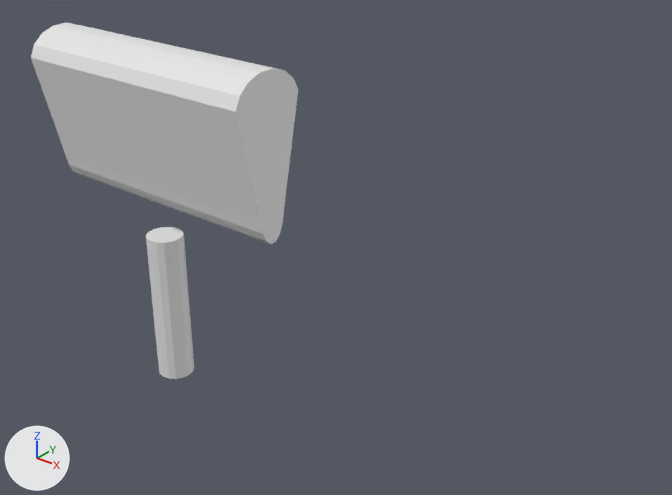
Two versions of the Blender file servo-manifold/servo-mount.blend, one commit apart.
Both versions are drawn from a 50 mm lens placed at (373.0, -425.0, 375.0), pointed at (-28.0, 77.0, 64.0). Every picture has the same lights, and +X, +Y and +Z are marked at lower left. The same objects are shown in both versions, whatever each file hides.

Script lines for the objects in view, before the commit:
```python
me_cylinder_003 = bpy.data.meshes.new('Cylinder.003')
me_cylinder_003.from_pydata(...)  # 64 vertices, 36 faces; spans x -2.12..8.57, y -1.19..1.19, z -1.0..1.0
ob_funnel_shape = bpy.data.objects.new('funnel-shape', me_cylinder_003)
ob_funnel_shape.location = (-193.5, 55.2, 138.9)
ob_funnel_shape.rotation_euler = (0.0, 1.571, 0.0)  # degrees (0, 90, 0)
ob_funnel_shape.scale = (28.3, 28.3, 120.0)
```
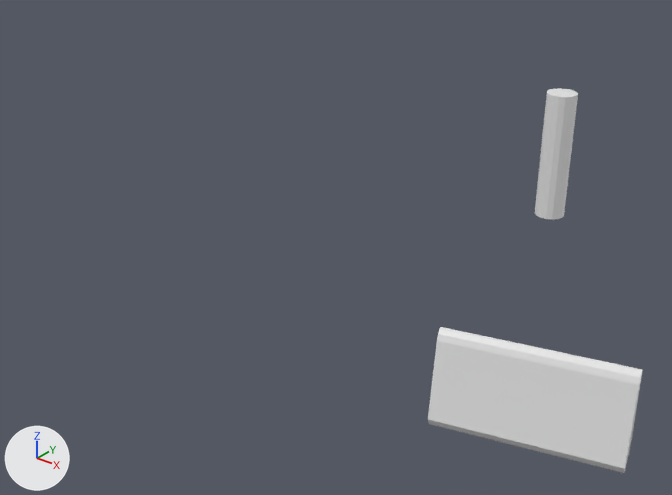
Commit message: rebuild funnel

Changed parts and their boxes (x1, y1, x2, y2) in the pictures (672 x 495 px; the box of a moved part takes in the faces that stretch with it):
'funnel-shape', reshaped, moved, turned, rescaled: before (31, 23, 298, 379); after (428, 88, 642, 473)
part 1 of me_cylinder_003, moved or reshaped: before (146, 227, 194, 379); after (535, 88, 578, 220)

Edits to the bpy script that builds the scene:
```text
Change me_cylinder_003:
    where me_cylinder_003.from_pydata(...)  # 64 vertices, 36 faces; spans x -2.12..8.57, y -1.19..1.19, z -1.0..1.0
    used by ob_funnel_shape; location = (-193.5, 55.2, 138.9); rotation_euler = (0.0, 1.571, 0.0), in degrees (0, 90, 0); scale = (28.3, 28.3, 120.0)
    me_cylinder_003 part 1: the loose piece of 32 vertices spanning x 3.7..8.57, y -0.68..0.46, z -0.17..0.1 is moved by (5.11, 0.0, 0.0)
Change ob_funnel_shape:
    ob_funnel_shape.location: (-193.5, 55.2, 138.9) -> (151.9, 61.6, 8.8)
    ob_funnel_shape.rotation_euler: (0.0, 1.571, 0.0) -> (3.409, -1.571, 0.0)  # degrees (0, 90, 0) -> degrees (195, -90, 0)
    ob_funnel_shape.scale: (28.3, 28.3, 120.0) -> (15.5, 15.5, 65.9)
```
